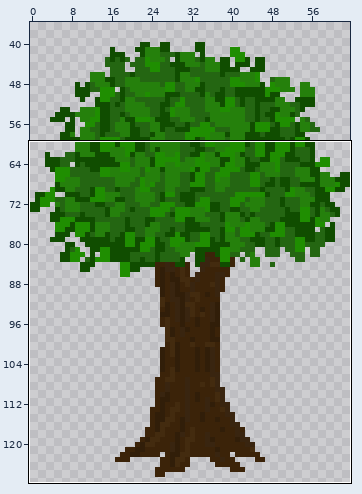
A sprite sheet gets an edit: textures/T01_TREE.png. The first picture is a wide view before the edit; the outline marks the close-up.
Close-up. Old version:
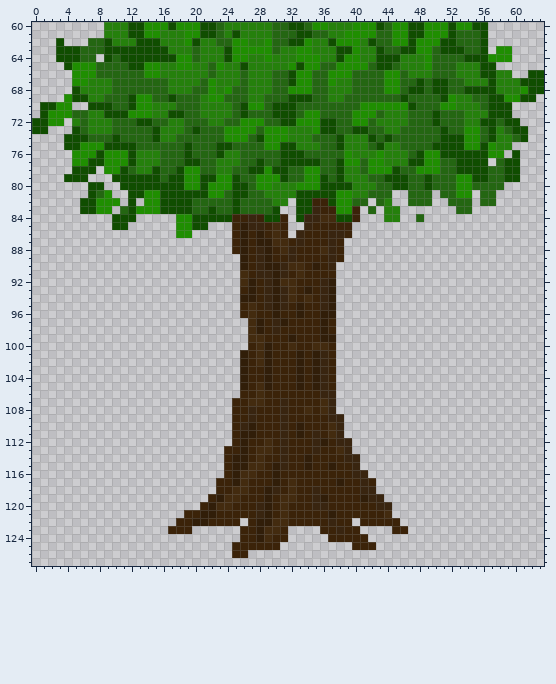
The file is 64x128 pixels. Colours within 5 levels of each other are drawn and written as one. Shown: x 0..63, y 60..127. The wide view leaves out empty margins.
After the commit:
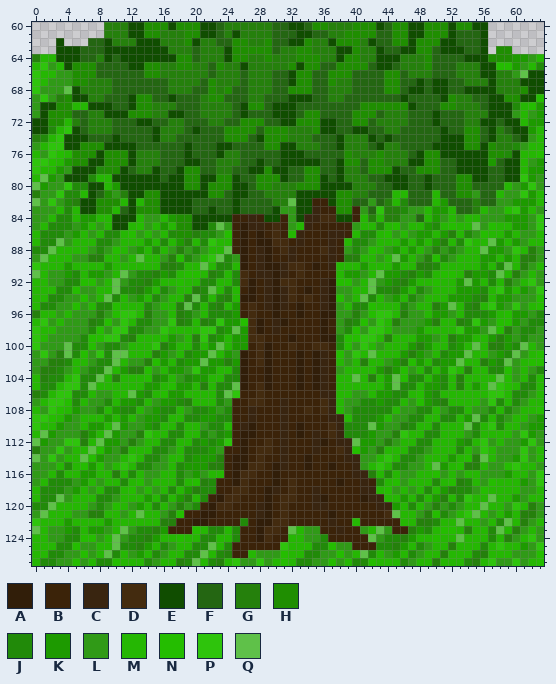
Palette (. is transparent): A #311e09  B #3b2309  C #392510  D #432b0f  E #104d00  F #246612  G #25800c  H #1f8e01  J #218a09  K #1d9a00  L #309a17  M #25b703  N #24bd00  P #2ec40c  Q #5fc149
Author's note on the commit: Add grass to tree texture
Changes in this commit:
Changed rows in their new state; - is an unchanged pixel.
first column x 0:
 64 GMM-----G---------------------------------------------------KKLM
 65 MPLM------------------------------------------------------NNKLMJ
 66 PMMLL-------------------------------------------------------LQ--
 67 PMLLL-----------------------------------------------------------
 68 PLLLQ-----------------------------------------------------------
 69 LPLG-----------------------------------------------------------N
 70 L----MM-----------------------------------------------------JMNK
 71 L-----------------------------------------------------------LMLK
 72 ----M--------------------------------------------------------MKK
 73 --JMP---------------------------------------------------------KM
 74 GJMP----------------------------------------------------------LM
 75 LMPP--------------------------------------------------------JLMM
 76 MLPNM------------------------------------------------------J-MMN
 77 PPNMK----------------------------------------------------K---MLK
 78 PMMKL---J----------------------------------------------------MKK
 79 MQKL---JMM---------------------------------------------------PKL
 80 QKLLPJJ--MK------------------------------------------------MLKPL
 81 GLLPJJM---LG---------------------------------MM---M----L--MLLPKM
 82 QLPLJG-----M-M------------------Q---------L--MJ---MK---G--LLKKKM
 83 LLLMJM----M--------------------LL--------L-P--JLLMKKM--GMLLNPKML
 84 LLMJJMKKMM---MLLMK--------------L--------MGM--LL-MKLMLMMLLLKKKLP
 85 LMJJJLKMLM--MNLMKM----JQL-------LM------LMMJMNLMMKJMNMMQLNMMKKLP
 86 MJJJLKMLMJJMNLMLMJ--GJJLN-------M-------MJJMNLMLKKMKGMJLNMMKMLLM
 87 MJJQLMMMJJLMMMKMJMKGMJPMM--------------MJJLMMMKMKMKGMJPMMQKMKLMM
 88 JJQMMMMLJLNMLKMJMLGLJLMMQ--------------LJLNMLKMKMLGLJLMMQKKLPMGL
 89 LQMMMLLGGMMLMQMMLGNJLMPQJL-------------GGMMLMQKMLGNJLMMMKKMKMGGL
 90 PMMMKMMMMKMMMMMMGGJMMQMJJM------------MMMKMMMKMMGGJMMMMMKMJQMGLM
 91 QMLLKJMKKLMQLJJGKJMNNMGJMJ------------MKKLMQKKJGKJMNNMGKKJQMGLML
 92 MMLLJJNNLMQLJJGKMMNMMJJMMJ------------NNLMQLKJGKMMNMMKQKMJMGLMPL
 93 MMMJJNLLMMQJJGKMJLMMGJQMJM------------LLMMQJJGKMJLMMMKKKJMPKMKLP
 94 MMJJLLNLMQJMLKMJLMMGQJMJGM------------NLMQJMLKMJLMMMKKKJGMKKLLLN
 95 MJJLLNLMJJNMMMJLMMGQJMJGMK------------LMJJNMMMJLMMGKQMJGMPKLPLMN
 96 GMMLMLLLGLNPPMGLLMGJLMJJJK------------LLGLNPPMGLLMKKLMJJJKMNKKLJ
 97 MPLMLLLGJNLPMJJLLPGJMGJPKKN-----------LGJNLPMGLLLKGMMGJPKLNNKLJJ
 98 PMMLLLLJNLPPJJLLPMMMMPPJKQK-----------LJNLPPMLLLKMMMMPKKLQNGLJJL
 99 PMLLLLJNNPPJGMMMMKLMGPJKMKK-----------JNNPPMGMMMKKLMGKKMMKGKLJLL
100 PLLLQJJNLJJLMMMPGKMMJMKQMKK-----------JNLPMLMMMKGKMMJKMQMGGKJQML
101 LPLGQJNLPJQQMMMGKLMJKKQMKL------------NLPMQMMMKGKLMJKKQMMLKJQLMN
102 LLGGJMMLJJQMLLGNKMJKKQKKGK------------MLMGMMLKGNKMJKKQMMGKJQLMNN
103 LGGJLMLJJQMKGGNLMKKLPKKMMJ------------LMMMMKGKNLMJMKPMGMMJJNLMLJ
104 MGJJMPJJQMGMMMNJKMLJKKMMJJ------------MMQMGMKQNJJMKJMGMMMMQNLMJM
105 MJJMPPJQMMMMMMKKMNKKMGMJJQ------------MMMMMMKQJJMKKJMGMKMQPNMJJM
106 GJMPPJJMLLMMQKJMNKKMMMMJQP------------MMLLMKKJJMNKJMMMMMMPPMJJLM
107 LMPPNJMLLJMKKJMLKKJGMMMJL-------------MLLJJKJJMLNKJGMMMMLPJMJLMM
108 MLPNMKLLJMKJJMLKJJMLJJKLJ-------------MLJJJJJMLLJJMLJJMLLJMJLMMN
109 PPNMKLMMMKMKMLKKJMMJJKKJJ--------------MJJJKMLLJJMMJJMKQJMJLMMLK
110 PMMKLLMKKMQKLLKJMMJMMLJJM--------------JJJQKLLGJMMJMMMQJMPJMMLKK
111 MQKLLLGKMQKLLGPMMJJMMJLJK--------------JJJKLLGPMMJJMMMLJMMMMLPKL
112 QKLLPPGMQKKLGLMMJJMMJKJKP---------------QKKLGLMMJJMMMKJMPLMLLKPL
113 GLLPLMMQNKLGMMMJJLMJJJKL----------------NKLGMMMJJLMMMJMLPMLLLPLM
114 QLPLMMQNKLLMPMJJLMMJKKKG-----------------LLMPMJJLMMMKMNGQMLLKPLM
115 LLLMJMNKNLMPMJJLLMJKKKGG-----------------LMPMJJLLMQKMNGGMLLNPMML
116 LLMJMMKKMMGMJMLLMMJLKLMM------------------GMJMLLMMNLMLMMLLLKMMLP
117 LMJJJLKMLMMJMNLMMMJMNGJ--------------------JMNLMMMJMNGJMLNMMMKLP
118 MJJJLKMLMJJMNLMLMJMKGJJ--------------------MNLMLMJMKGJJLNMMMMLLM
119 MJJQLMMMJJLMMMKMJMKGMJ----------------------MMKMJMKGMJPMMQMMKLMM
120 JJQMMMMLJLNMLKMJMLGLJ------------------------KMJMLGLJLMMQMMLPMGL
121 LQMMMLLGGMMLMQMMLGN--------------------------QMMLGNJLMPQMLMKMGGL
122 PMMMKMMMMKMMMMMMGG--------J-------------M-----MMGGJMMQMMLMJQMGLM
123 QMLLKJMKKLMQLJJGK---NMJJMJ------QMLL-----LMQL--GKJMNNMGMMJQMGLML
124 MMLLJJNNLMQLJJGKMMNMMJJMMJ------MMLLJ-----QLJJGKMMNMMQMMMJMGLMPL
125 MMMJJNLLMMQJJGKMJLMMJJQMJ------PMMMJJNLL---JJGKMJLMMGMMMJMPMMKLP
126 MMJJLLNLMQJMLKMJLMMJJQMJG--MLLLNMMJJLLNLMQJMLKMJLMMGMMMJGMMMLLLN
127 MJJLLNLMJJNMMMJLMMGJQMJGMPLLPLMNMJJLLNLMJJNMMMJLMMGMMMJGMPLLPLMN
Changed places in both close-ups, as pixel boxes (x1, y1, x2, y2):
added: (32, 54, 544, 566)
